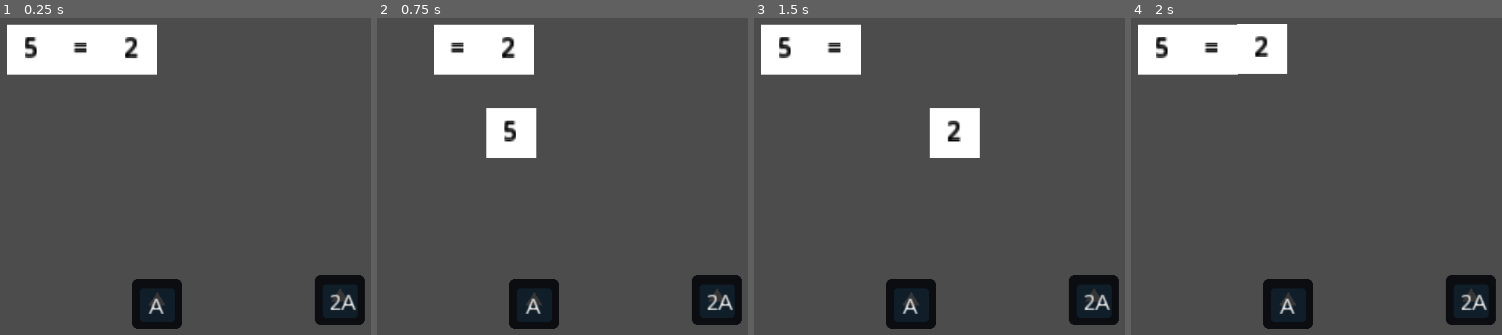
Above: before the commit, frames 1-4 (left to right).
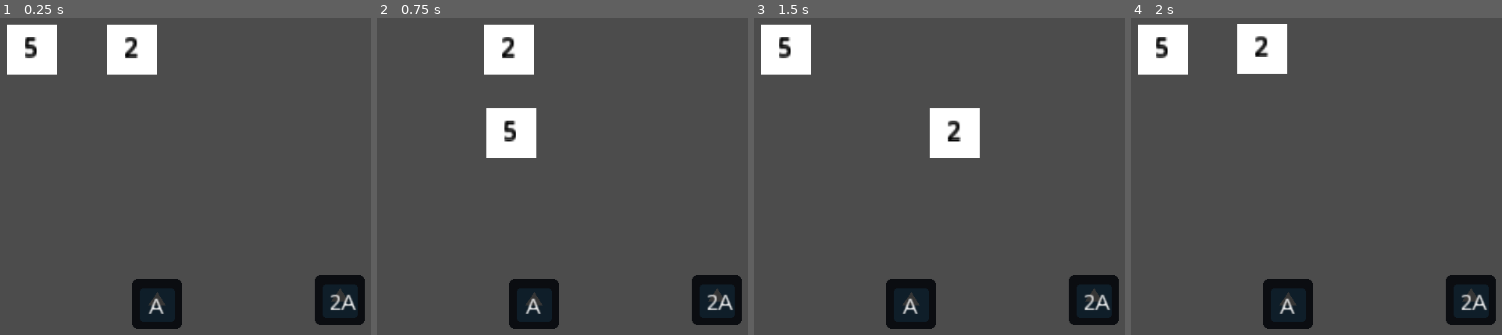
Above: after the commit, the same moments.

Repository: rayosdev/drag_and_drop
Game: Godot game, scene res://Main.tscn
The game is run twice, just before and just after one commit, with the same random seed, the same clock (stepped at 60 frames per second) and the same inputs. The project has no main scene, so this scene is started directly. The engine's default icon, where the game draws it, is replaced by a stand-in: a white triangle on a blue panel in a dark square.
Inputs (mouse positions are in pixels of both pictures, inside the frame that each line leads up to):
- Up to frame 1 (0.25 s): no input
- Up to frame 2 (0.75 s): tap Enter at 0.5 s; drag from (410, 49) to (714, 300) at 0.52 s
- Up to frame 3 (1.5 s): drag from (887, 49) to (1091, 300) at 1.27 s
- Up to frame 4 (2 s): no input

The runs differ from the first frame. In frame 1, 2.2% of the frame differs, in the area x 15-29%, y 1-18%; in frame 2, 2.2%; in frame 3, 2.2%; in frame 4, 2.2%.

Commit message:
remove complexity

Diff:
--- a/Main.tscn
+++ b/Main.tscn
@@ -114,49 +114,9 @@
 align = 1
 valign = 1
 
-[node name="Equals" type="Sprite" parent="."]
-position = Vector2( 352, 97 )
-texture = ExtResource( 1 )
-__meta__ = {
-"_edit_group_": true
-}
-
-[node name="ColorRect" type="ColorRect" parent="Equals"]
-margin_left = -32.0
-margin_top = -32.0
-margin_right = 32.0
-margin_bottom = 32.0
-mouse_filter = 2
-input_pass_on_modal_close_click = false
-
-[node name="Area2D" type="Area2D" parent="Equals"]
-monitoring = false
-monitorable = false
-
-[node name="CollisionShape2D" type="CollisionShape2D" parent="Equals/Area2D"]
-shape = SubResource( 1 )
-
-[node name="Label" type="Label" parent="Equals"]
-margin_left = -31.0
-margin_top = -26.0
-margin_right = -6.0
-margin_bottom = -5.0
-rect_scale = Vector2( 2.44493, 2.44493 )
-input_pass_on_modal_close_click = false
-custom_colors/font_color = Color( 0, 0, 0, 1 )
-custom_colors/font_color_shadow = Color( 0, 0, 0, 1 )
-custom_constants/shadow_offset_x = 0
-custom_constants/line_spacing = 0
-text = "="
-align = 1
-valign = 1
-
 [connection signal="area_entered" from="Card/Area2D" to="Card" method="_on_Area2D_area_entered"]
 [connection signal="area_exited" from="Card/Area2D" to="Card" method="_on_Area2D_area_exited"]
 [connection signal="input_event" from="Card/Area2D" to="Card" method="_on_Area2D_input_event"]
 [connection signal="area_entered" from="Card2/Area2D" to="Card2" method="_on_Area2D_area_entered"]
 [connection signal="area_exited" from="Card2/Area2D" to="Card2" method="_on_Area2D_area_exited"]
 [connection signal="input_event" from="Card2/Area2D" to="Card2" method="_on_Area2D_input_event"]
-[connection signal="area_entered" from="Equals/Area2D" to="Equals" method="_on_Area2D_area_entered"]
-[connection signal="area_exited" from="Equals/Area2D" to="Equals" method="_on_Area2D_area_exited"]
-[connection signal="input_event" from="Equals/Area2D" to="Equals" method="_on_Area2D_input_event"]
--- a/global.gd
+++ b/global.gd
@@ -5,11 +5,9 @@
 # var a = 2
 # var b = "text"
 var selectedCard = null
-var equals_box: Sprite
 
 # Called when the node enters the scene tree for the first time.
 func _ready():
-	equals_box = get_tree().root.find_node('Equals')
 	pass # Replace with function body.
 
 
